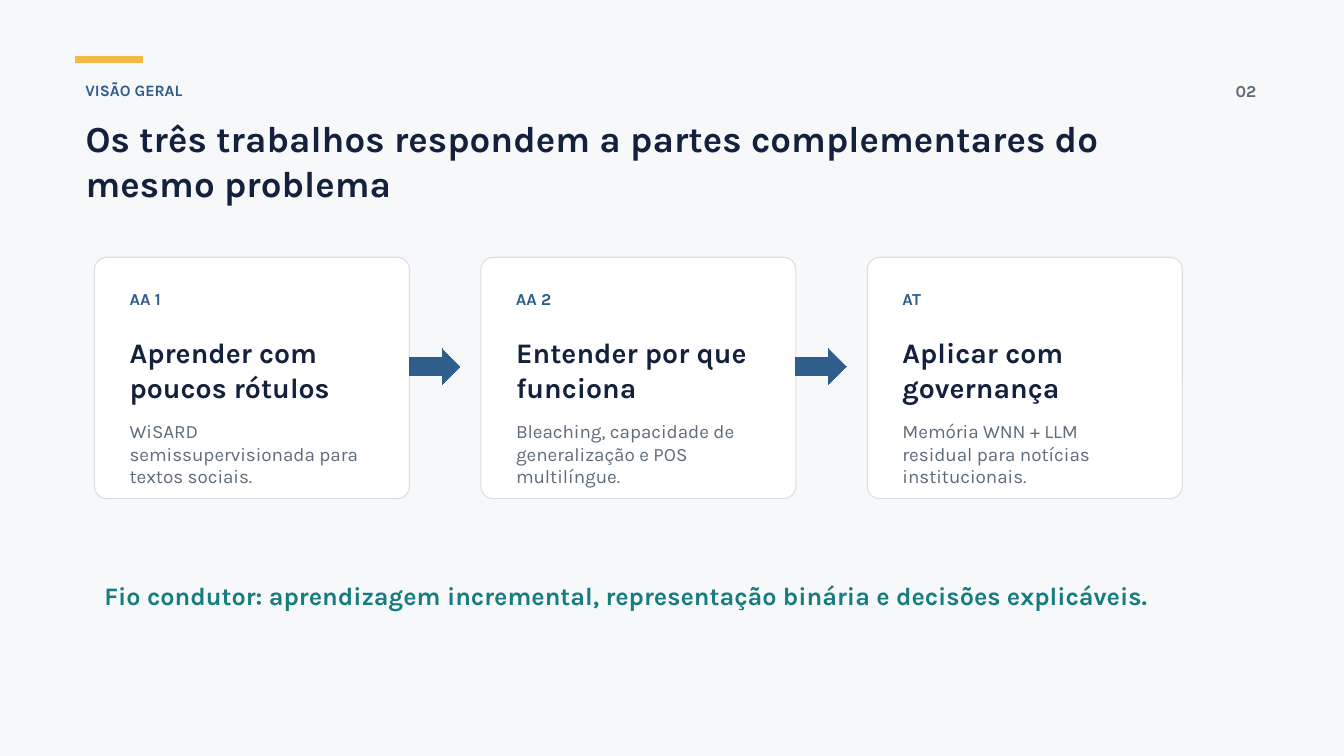
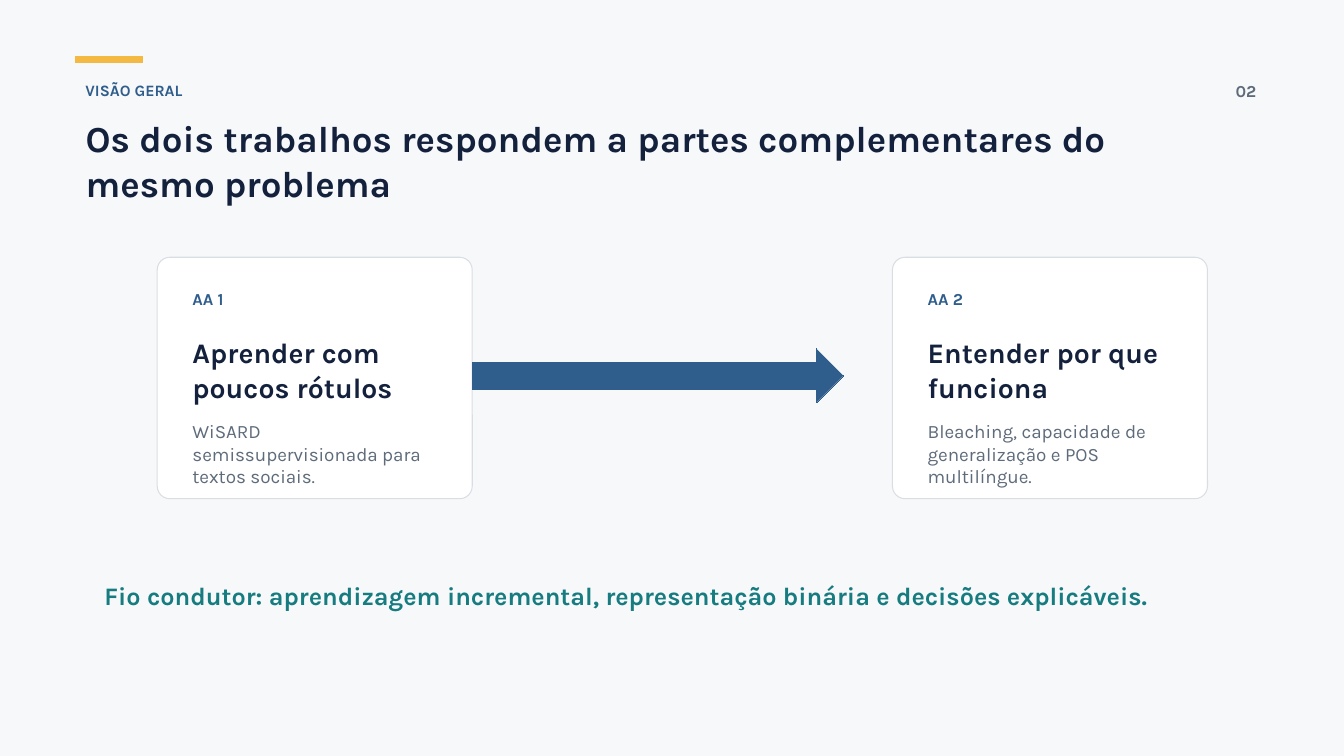
Before and after one commit to 0rakul0/NT_PF, a slide deck: slide 3 of output/apresentacao_wisard_aa_at.pptx (slide 2 before the commit). Drawn at 1344x756 pixels with LibreOffice and Linux fonts; fonts in the diff are those of the drawing. Boxes give left, top, right and bottom in pixels: in the first picture for what was removed or moved away, otherwise in the second. Text is boxed around its words. In the diff, an @@ line names an element or a change of style, - is before the commit and + after.

```diff
--- a/output/apresentacao_wisard_aa_at.pptx
+++ b/output/apresentacao_wisard_aa_at.pptx
@@ text at (x1=86, y1=126, x2=1105, y2=206): text changed @@
-Os três trabalhos respondem a partes complementares do mesmo problema
+Os dois trabalhos respondem a partes complementares do mesmo problema
@@ 3 texts, 1 rounded rectangle moved together from (x1=95, y1=257, x2=409, y2=499) to (x1=157, y1=257, x2=472, y2=499) @@
@@ rounded rectangle removed at (x1=867, y1=257, x2=1182, y2=499) @@
@@ 3 texts, 1 rounded rectangle moved together from (x1=481, y1=257, x2=796, y2=499) to (x1=892, y1=257, x2=1207, y2=499) @@
@@ text removed at (x1=902, y1=294, x2=921, y2=305) @@
-AT
@@ right arrow resized from (x1=409, y1=349, x2=460, y2=384) to (x1=473, y1=349, x2=844, y2=403) @@
@@ right arrow removed at (x1=797, y1=349, x2=847, y2=384) @@
@@ text removed at (x1=902, y1=343, x2=1063, y2=405) @@
-Aplicar com governança
@@ text removed at (x1=902, y1=424, x2=1090, y2=483) @@
-Memória WNN + LLM residual para notícias institucionais.
```
Also in this commit, not shown: 2 other slides changed, 1 slide added, 1 other file.
